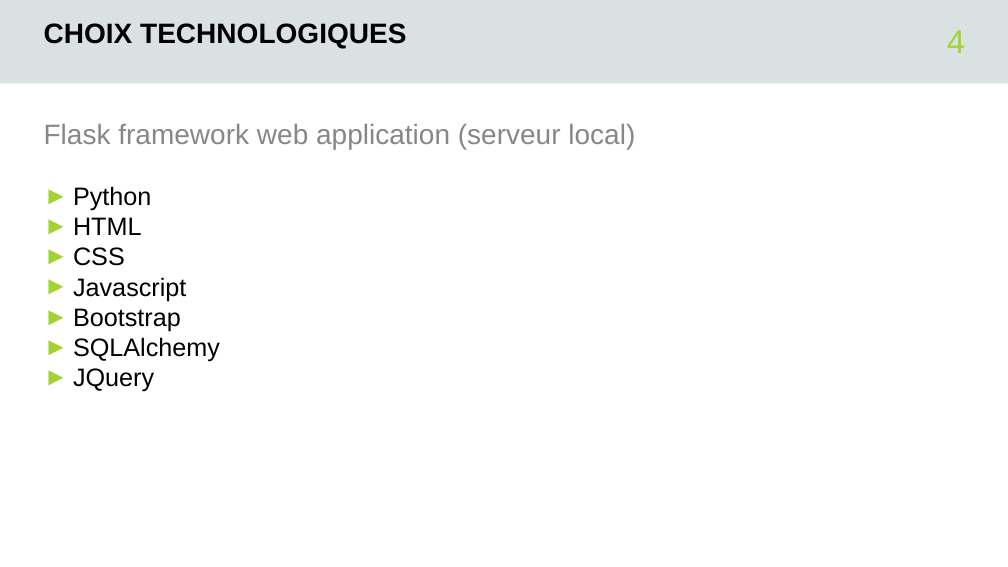
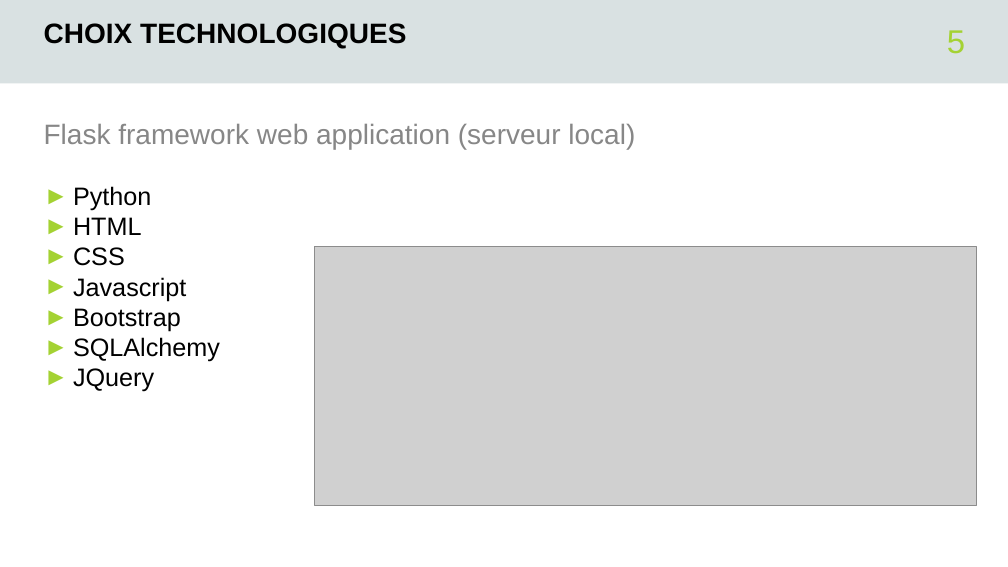
Before and after one commit to acburihan/chat_flask, a slide deck: slide 5 of Présentation chat UE Web.pptx (slide 4 before the commit). Drawn at 1008x567 pixels with LibreOffice and Linux fonts; fonts in the diff are those of the drawing; grey boxes stand for pictures; background and template pictures are left out. Boxes give left, top, right and bottom in pixels: in the first picture for what was removed or moved away, otherwise in the second. Text is boxed around its words. In the diff, an @@ line names an element or a change of style, - is before the commit and + after.

```diff
--- a/Présentation chat UE Web.pptx
+++ b/Présentation chat UE Web.pptx
@@ page number at bbox=[947, 30, 965, 54]: text changed @@
-4
+5
@@ picture added at bbox=[314, 246, 976, 505] @@
```
Also in this commit, not shown: 2 other slides changed, 1 slide added.
